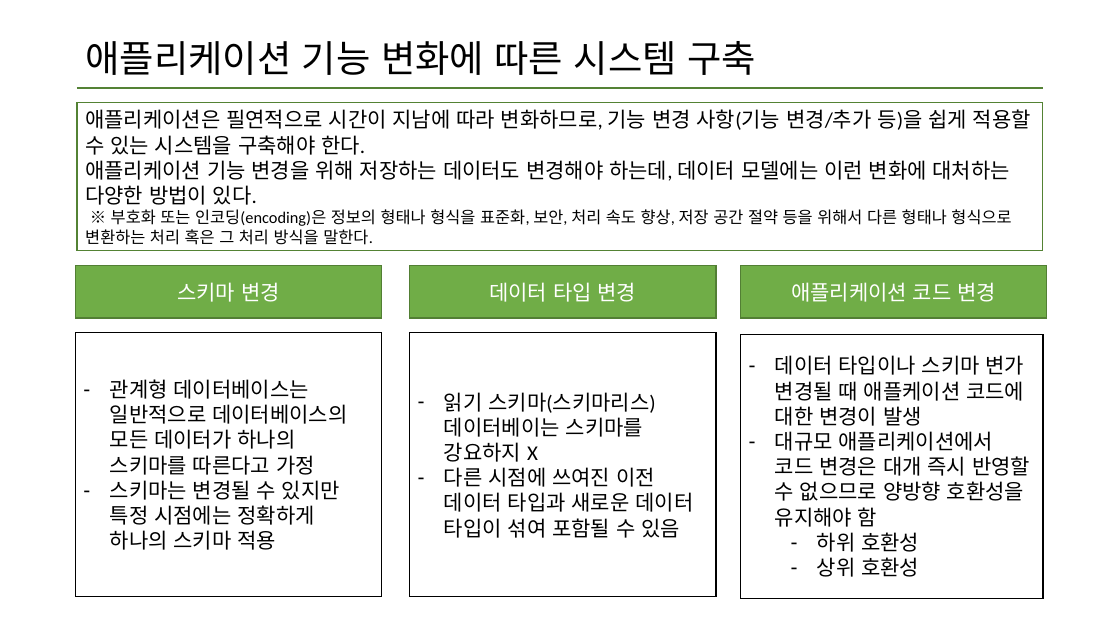
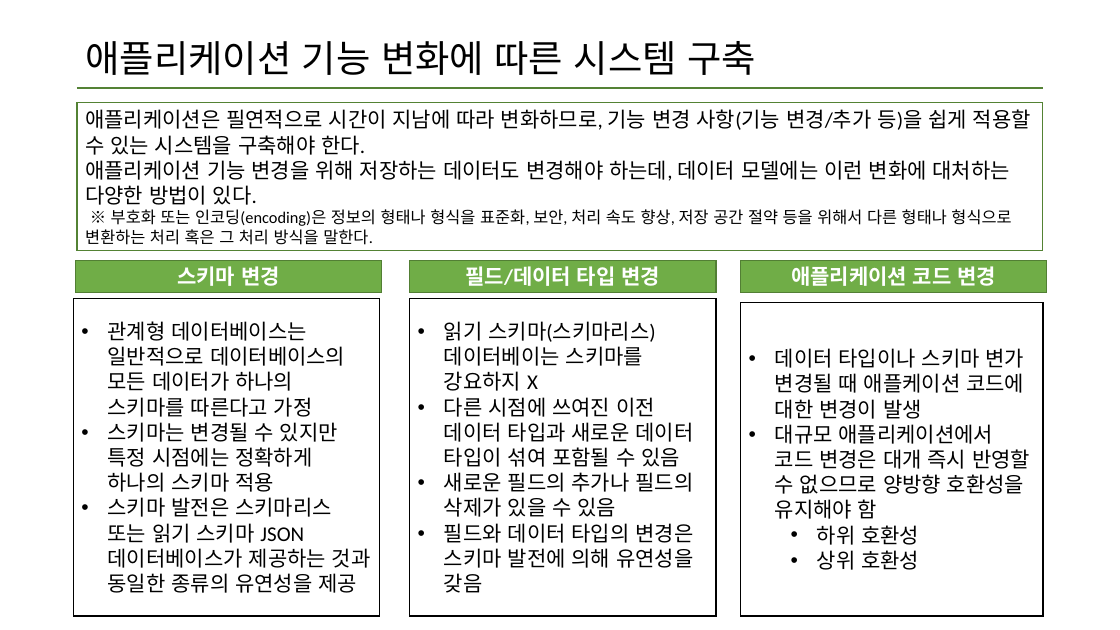
Before and after one commit to data-system-wiki/designing-data-intensive-applications, a slide deck: slide 2 of resources/chapter 4 summary.pptx. Drawn at 1120x630 pixels with LibreOffice and Linux fonts; fonts in the diff are those of the drawing. Boxes give left, top, right and bottom in pixels: in the first picture for what was removed or moved away, otherwise in the second. Text is boxed around its words. In the diff, an @@ line names an element or a change of style, - is before the commit and + after.

Commit message:
4장 3차 업데이트

```diff
--- a/resources/chapter 4 summary.pptx
+++ b/resources/chapter 4 summary.pptx
@@ rectangle "스키마 변경": place and size @@
-rectangle "스키마 변경" at <box>76,266,382,318</box>
+rectangle "스키마 변경" at <box>76,260,382,292</box>
@@ rectangle "스키마 변경" at <box>76,260,382,292</box>: bold on @@
@@ rectangle "필드/데이터 타입 변경": place and size @@
-rectangle "필드/데이터 타입 변경" at <box>410,266,717,318</box>
+rectangle "필드/데이터 타입 변경" at <box>410,260,717,292</box>
@@ text in rectangle at <box>465,266,660,286</box>: text changed; bold on @@
-데이터 타입 변경
+필드/데이터 타입 변경
@@ rectangle "애플리케이션 코드 변경" at <box>740,260,1047,292</box>: bold on @@
@@ rectangle "애플리케이션 코드 변경": place and size @@
-rectangle "애플리케이션 코드 변경" at <box>740,266,1047,318</box>
+rectangle "애플리케이션 코드 변경" at <box>740,260,1047,292</box>
@@ rectangle "관계형 데이터베이스는 일반적으로 데이터베이스의 모든 ...": place and size @@
-rectangle "관계형 데이터베이스는 일반적으로 데이터베이스의 모든 ..." at <box>76,333,382,597</box>
+rectangle "관계형 데이터베이스는 일반적으로 데이터베이스의 모든 ..." at <box>73,298,380,616</box>
@@ rectangle "읽기 스키마(스키마리스) 데이터베이는 스키마를 강요하지 ...": place and size @@
-rectangle "읽기 스키마(스키마리스) 데이터베이는 스키마를 강요하지 ..." at <box>409,333,716,597</box>
+rectangle "읽기 스키마(스키마리스) 데이터베이는 스키마를 강요하지 ..." at <box>409,298,716,616</box>
@@ text in rectangle at <box>108,321,345,492</box>: bullet - to • @@
@@ text in rectangle at <box>444,321,693,467</box>: bullet - to • @@
@@ rectangle "데이터 타입이나 스키마 변가 변경될 ...": place and size @@
-rectangle "데이터 타입이나 스키마 변가 변경될 ..." at <box>740,334,1043,598</box>
+rectangle "데이터 타입이나 스키마 변가 변경될 ..." at <box>740,302,1043,617</box>
@@ rectangle "데이터 타입이나 스키마 변가 변경될 ..." at <box>740,302,1043,617</box>: bullet - to • @@
@@ text in rectangle at <box>444,472,693,593</box>: paragraphs added @@
+• 새로운 필드의 추가나 필드의 삭제가 있을 수 있음
+• 필드와 데이터 타입의 변경은 스키마 발전에 의해 유연성을 갖음
@@ text in rectangle at <box>108,497,371,593</box>: paragraph added @@
+• 스키마 발전은 스키마리스 또는 읽기 스키마 JSON 데이터베이스가 제공하는 것과 동일한 종류의 유연성을 제공
```
Also in this commit, not shown: 7 other slides changed, 2 slides added, 2 slides removed.
